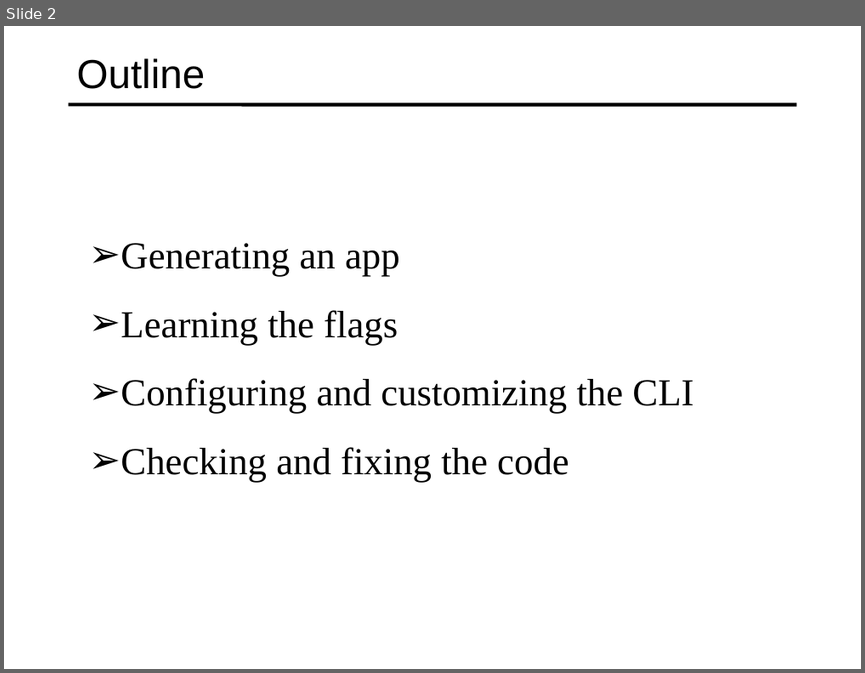
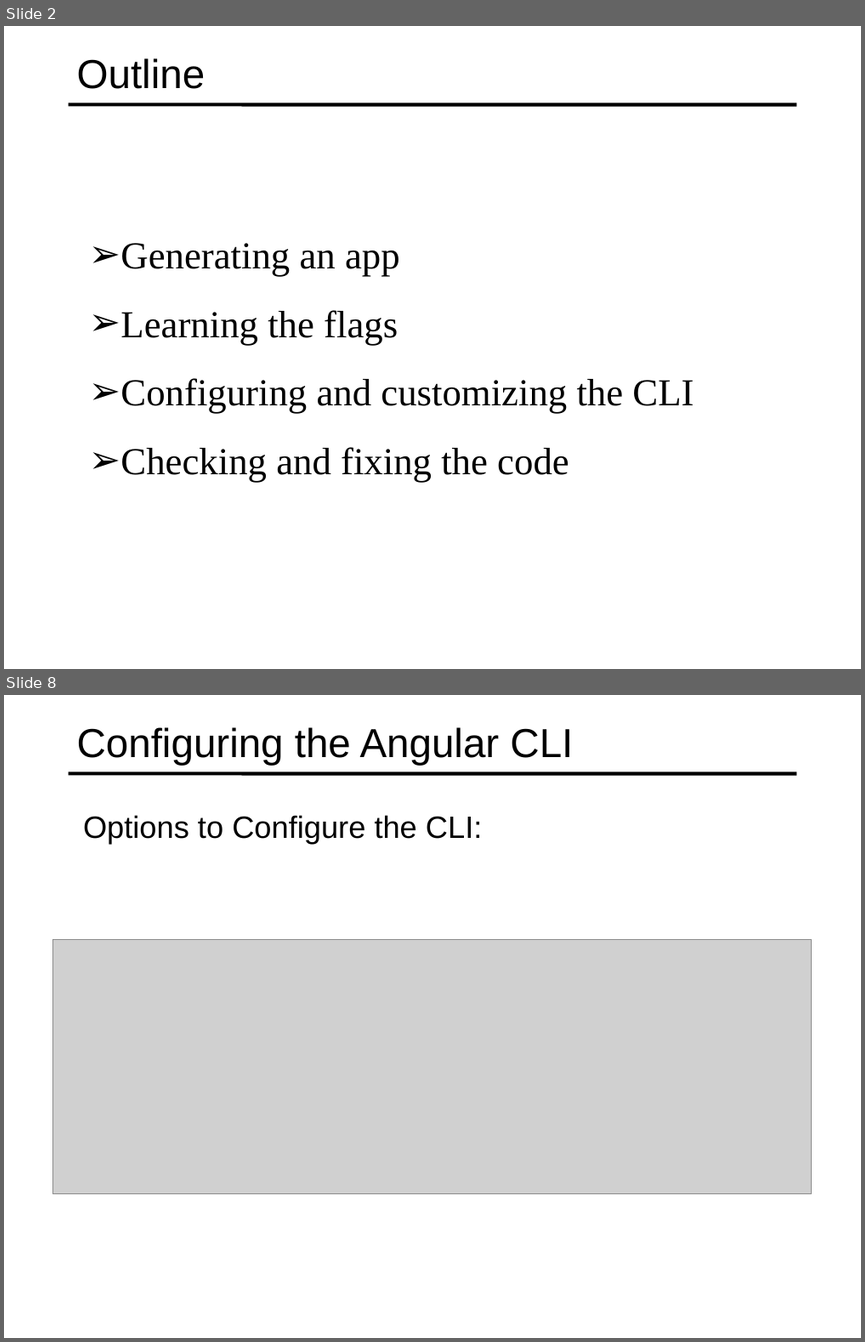
Before and after one commit to specter01wj/Jago_Link_Training, a slide deck: Angular/Angular7/Angular CLI/3.Generating a New Angular Application/L3_Generating a New Angular Application.ppt. Shown one above the other, each under a label of ours: slide 2 before the commit, slides 2 and 8 after it; the slides between them are not shown. The pictures are 865x673 and 865x1342 pixels, drawn with LibreOffice and Linux fonts; fonts in the diff are those of the drawing; grey boxes stand for pictures. Boxes give left, top, right and bottom in pixels: in the first picture for what was removed or moved away, otherwise in the second. Text is boxed around its words. In the diff, an @@ line names an element or a change of style, - is before the commit and + after.

```diff
--- a/Angular/Angular7/Angular CLI/3.Generating a New Angular Application/L3_Generating a New Angular Application.ppt
+++ b/Angular/Angular7/Angular CLI/3.Generating a New Angular Application/L3_Generating a New Angular Application.ppt
@@ slide 8 added at (x1=4, y1=695, x2=861, y2=1338), background #FFFFFF; not listed: 1 template element that a slide beside it also shows @@
@@ title added at (x1=77, y1=727, x2=573, y2=766), 34 pt, text #000000 @@
+Configuring the Angular CLI
@@ text added at (x1=83, y1=815, x2=482, y2=844), 25.9 pt, text #000000 @@
+  Options to Configure the CLI:
@@ picture added at (x1=52, y1=939, x2=812, y2=1193) @@
```
Also in this commit, not shown: 1 slide changed, 8 other slides added, 4 slides removed, 2 other files.
